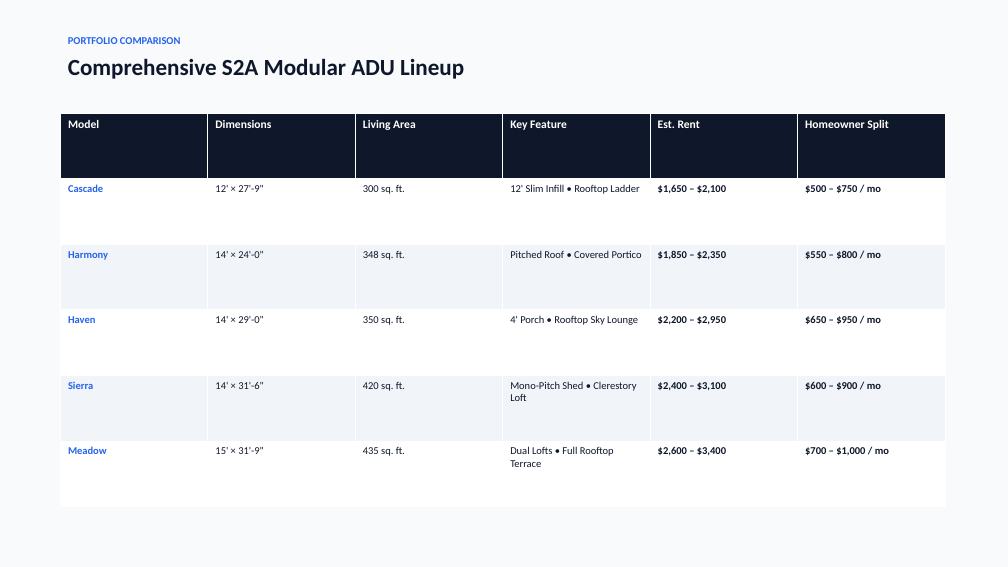
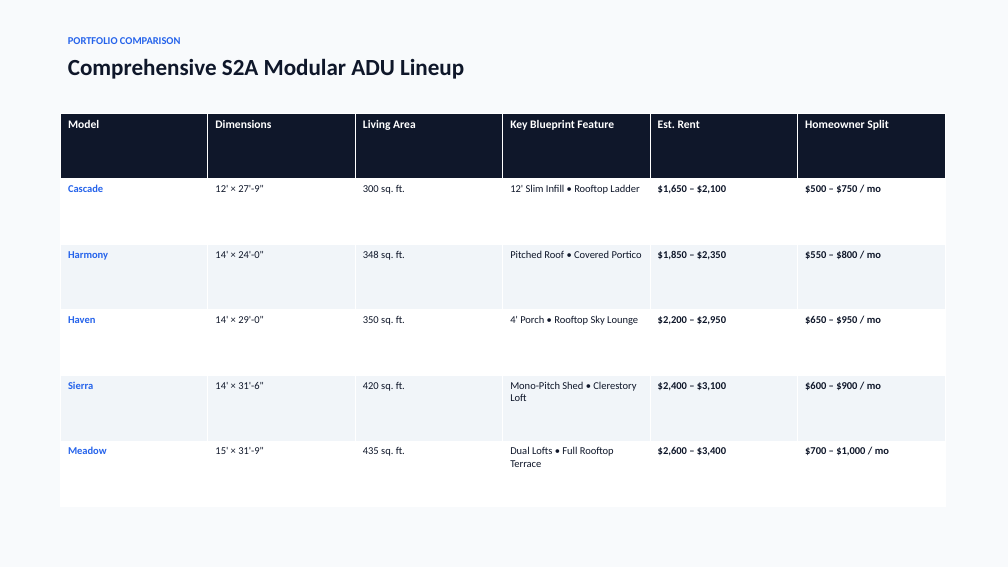
Before and after one commit to ricomiller23/restricted-securities-sourcing, a slide deck: slide 15 of haas-adu-configurator/public/downloads/S2A_Modular_ADU_HaaS_Portfolio.pptx (slide 10 before the commit). Drawn at 1008x567 pixels with LibreOffice and Linux fonts; fonts in the diff are those of the drawing. Boxes give left, top, right and bottom in pixels: in the first picture for what was removed or moved away, otherwise in the second. Text is boxed around its words. In the diff, an @@ line names an element or a change of style, - is before the commit and + after.

Commit message:
feat: integrate official CAD floorplans and full blueprint sheets into visualizer, decks, and gallery

```diff
--- a/haas-adu-configurator/public/downloads/S2A_Modular_ADU_HaaS_Portfolio.pptx
+++ b/haas-adu-configurator/public/downloads/S2A_Modular_ADU_HaaS_Portfolio.pptx
@@ table at (60,113,945,507) @@
-row 1, column 4: Key Feature
+row 1, column 4: Key Blueprint Feature
```
Also in this commit, not shown: 1 other slide changed, 5 slides added, 14 other files.
